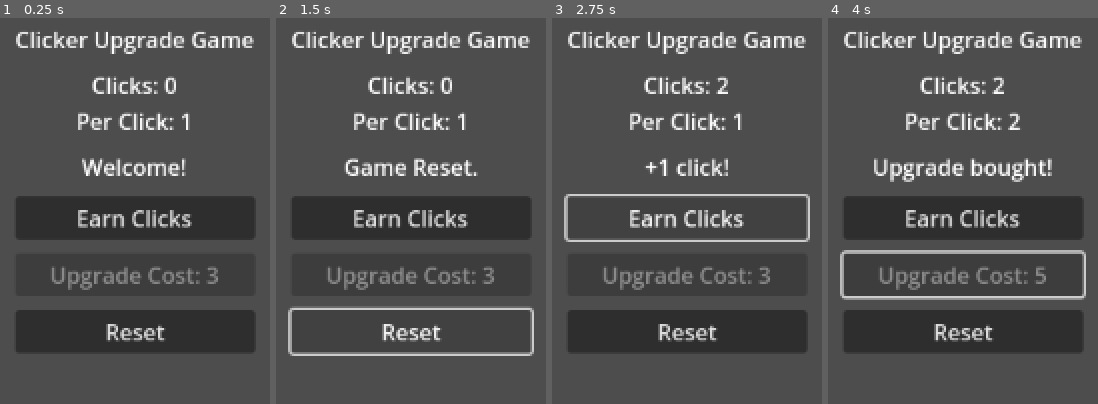
Above: before the commit, frames 1-4 (left to right).
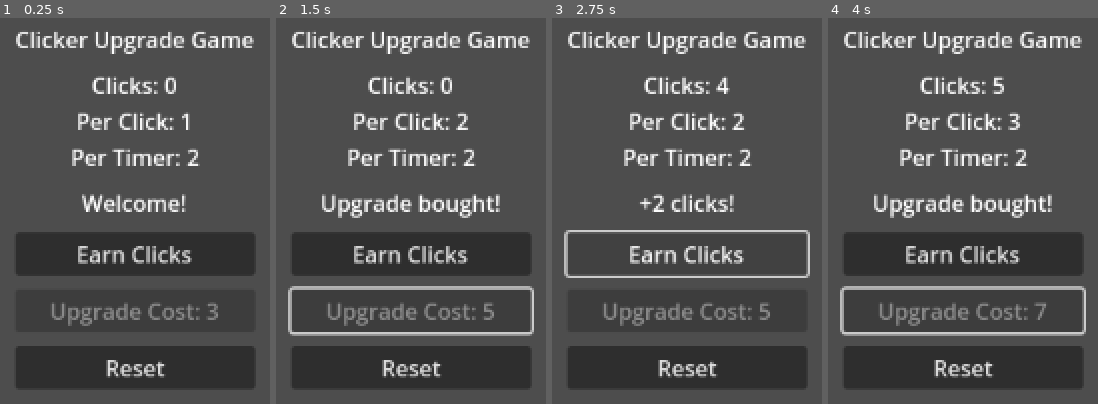
Above: after the commit, the same moments.

Repository: fehudma/godot_projects
Game: Godot game, scene res://Scenes/main.tscn
The game is run twice, just before and just after one commit, with the same random seed, the same clock (stepped at 60 frames per second) and the same inputs.
Inputs (mouse positions are in pixels of both pictures, inside the frame that each line leads up to):
- Up to frame 1 (0.25 s): no input
- Up to frame 2 (1.5 s): click "Earn Clicks" at 0.5 s; click (411, 311) at 1.25 s, where only the run after the commit has a clickable "Upgrade Cost: 3"
- Up to frame 3 (2.75 s): click "Earn Clicks" at 2 s
- Up to frame 4 (4 s): click "Earn Clicks" at 2.75 s; click "Upgrade Cost: 3" (after the commit: "Upgrade Cost: 5") at 3.5 s

The runs differ from the first frame. In frame 1, 27% of the frame differs, in the area x 5-95%, y 33-96%; in frame 2, 27%; in frame 3, 20%; in frame 4, 30%, in the area x 4-96%, y 15-96%.

Commit message:
added show current passive clicks timer node

Diff:
--- a/Scripts/main.gd
+++ b/Scripts/main.gd
@@ -14,6 +14,7 @@
 var upgrade_cost: int = STARTING_UPGRADE_COST
 var upgrade_modifier: int = STARTING_UPGRADE_LEVEL
 var timeout_count: int = STARTING_TIMEOUT_COUNT
+var passive_clicks_per_tick: int = 2
 #========================================
 @onready var stats_label: Label = $VBoxContainer/StatsLabel
 @onready var message_label: Label = $VBoxContainer/MessageLabel
@@ -29,7 +30,7 @@
 func update_stats_label() -> void:
 	print("Clicks: ", clicks)
 	#stats_label.text = "Clicks: " + str(clicks)
-	stats_label.text = "Clicks: " + str(clicks) + "\nPer Click: " + str(clicks_per_click)
+	stats_label.text = "Clicks: " + str(clicks) + "\nPer Click: " + str(clicks_per_click) + "\nPer Timer: " + str(passive_clicks_per_tick)
 #
 func update_upgrade_button() -> void:
 	upgrade_button.text = "Upgrade Cost: " + str(upgrade_cost)
@@ -93,5 +94,5 @@
 	timeout_count += 1
 	print("Timer timed out! Total counts: ", timeout_count)
 	# other timer functionality
-	clicks += 1
+	clicks += passive_clicks_per_tick
 	update_ui()
